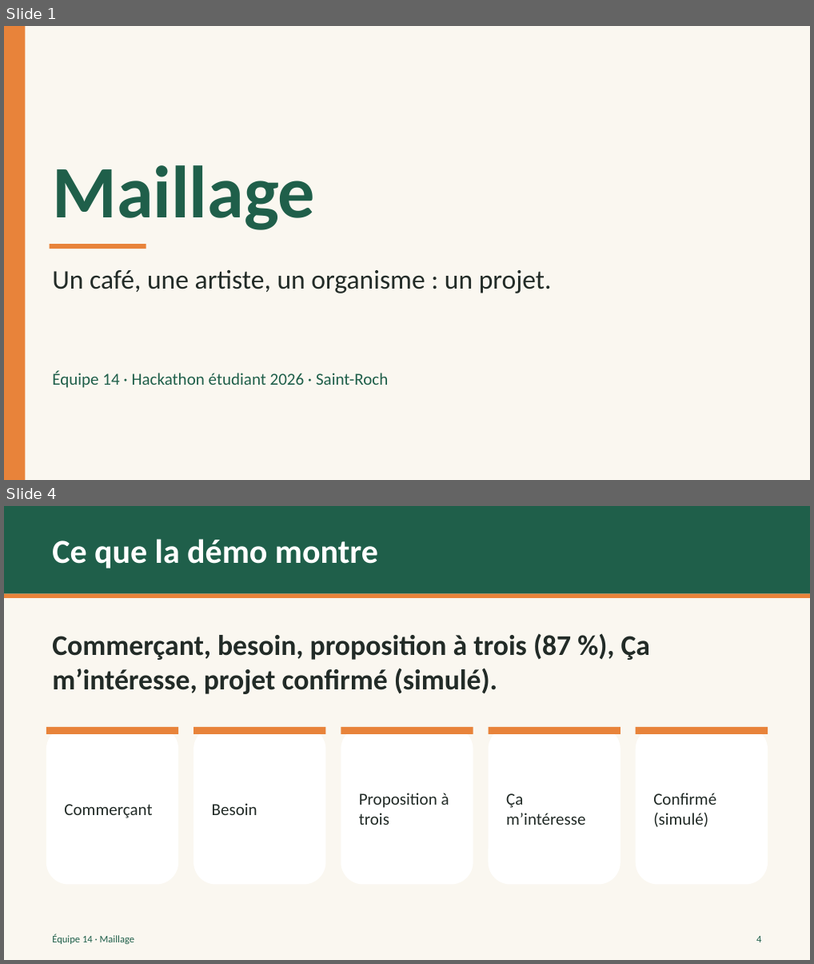
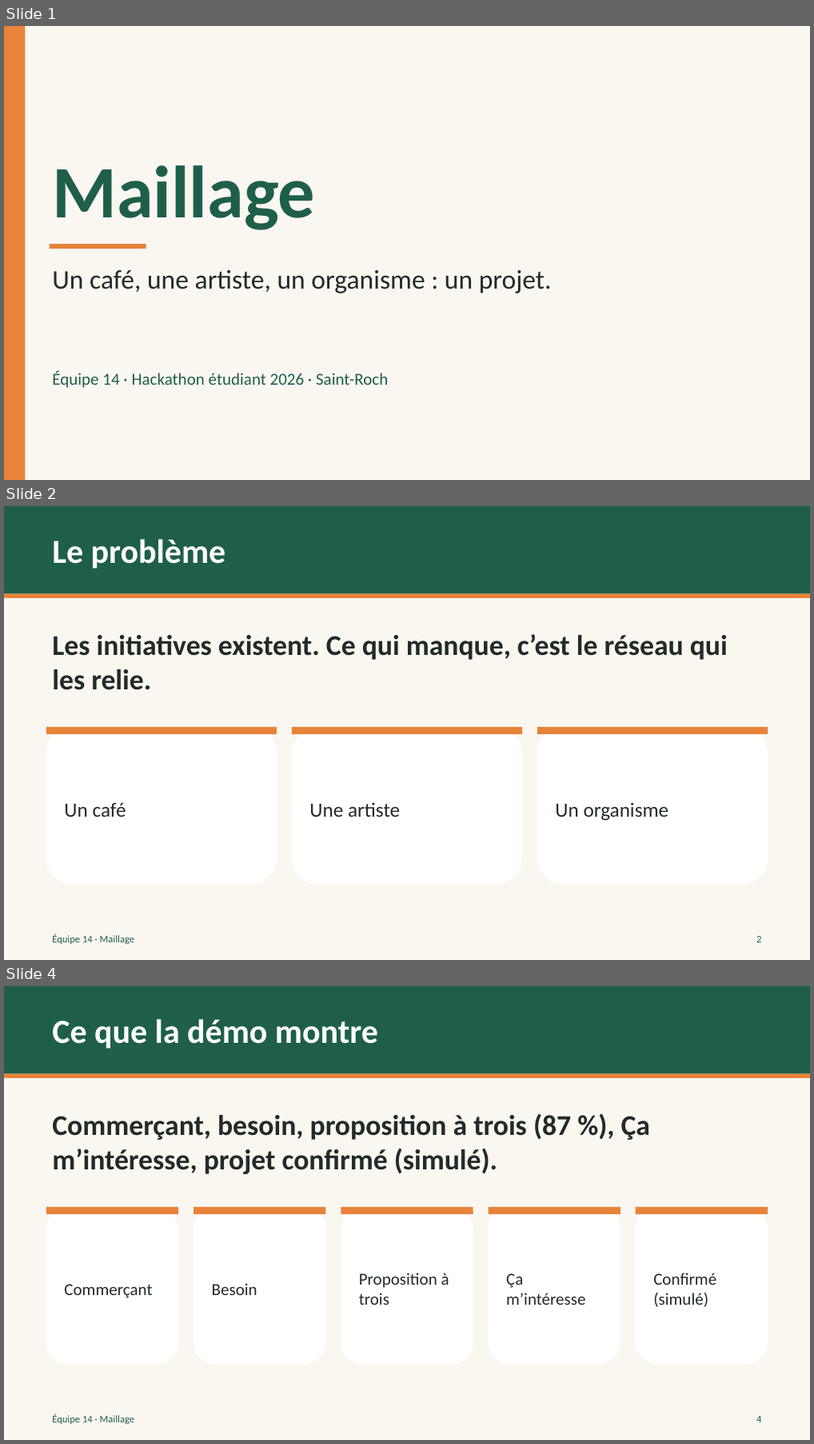
Before and after one commit to cianthiffault2006-png/hackathon-saint-roch-2026, a slide deck: docs/pitch/Maillage.pptx. Shown one above the other, each under a label of ours: slides 1 and 4 before the commit, slides 1, 2 and 4 after it; the slides between them are not shown. The pictures are 814x964 and 814x1444 pixels, drawn with LibreOffice and Linux fonts; fonts in the diff are those of the drawing. Boxes give left, top, right and bottom in pixels: in the first picture for what was removed or moved away, otherwise in the second. Text is boxed around its words. In the diff, an @@ line names an element or a change of style, - is before the commit and + after.

```diff
--- a/docs/pitch/Maillage.pptx
+++ b/docs/pitch/Maillage.pptx
@@ slide 2 added at (4, 506, 810, 960), background #FAF7F0 @@
@@ rectangle added at (4, 506, 810, 594), fill #1F5F4A @@
@@ text added at (52, 539, 226, 568), 40 pt, text #FFFFFF, bold @@
+Le problème
@@ rectangle added at (4, 594, 810, 598), fill #E8833A @@
@@ text added at (52, 634, 728, 690), 34 pt, text #222B27, bold @@
+Les initiatives existent. Ce qui manque, c’est le réseau qui les relie.
@@ rounded rectangle added at (46, 727, 277, 884), fill #FFFFFF @@
@@ rectangle added at (46, 727, 277, 734), fill #E8833A @@
@@ rounded rectangle added at (292, 727, 522, 884), fill #FFFFFF @@
@@ rectangle added at (292, 727, 522, 734), fill #E8833A @@
@@ rounded rectangle added at (538, 727, 768, 884), fill #FFFFFF @@
@@ rectangle added at (538, 727, 768, 734), fill #E8833A @@
@@ text added at (64, 802, 126, 816), 24 pt, text #222B27 @@
+Un café
@@ text added at (310, 802, 400, 816), 24 pt, text #222B27 @@
+Une artiste
@@ text added at (555, 802, 670, 820), 24 pt, text #222B27 @@
+Un organisme
@@ text added at (52, 934, 135, 944), 12 pt, text #1F5F4A @@
+Équipe 14 · Maillage
@@ text added at (757, 936, 762, 942), 12 pt, text #1F5F4A @@
+2
```
Also in this commit, not shown: 2 slides changed, 1 slide removed, 3 other files.
